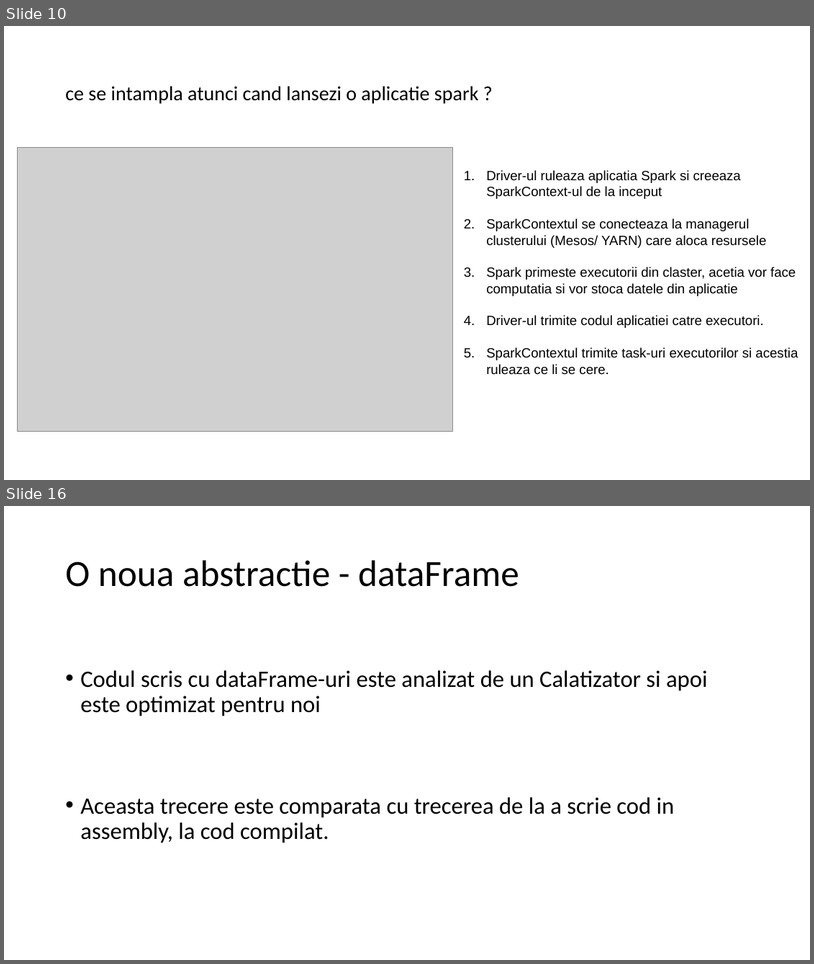
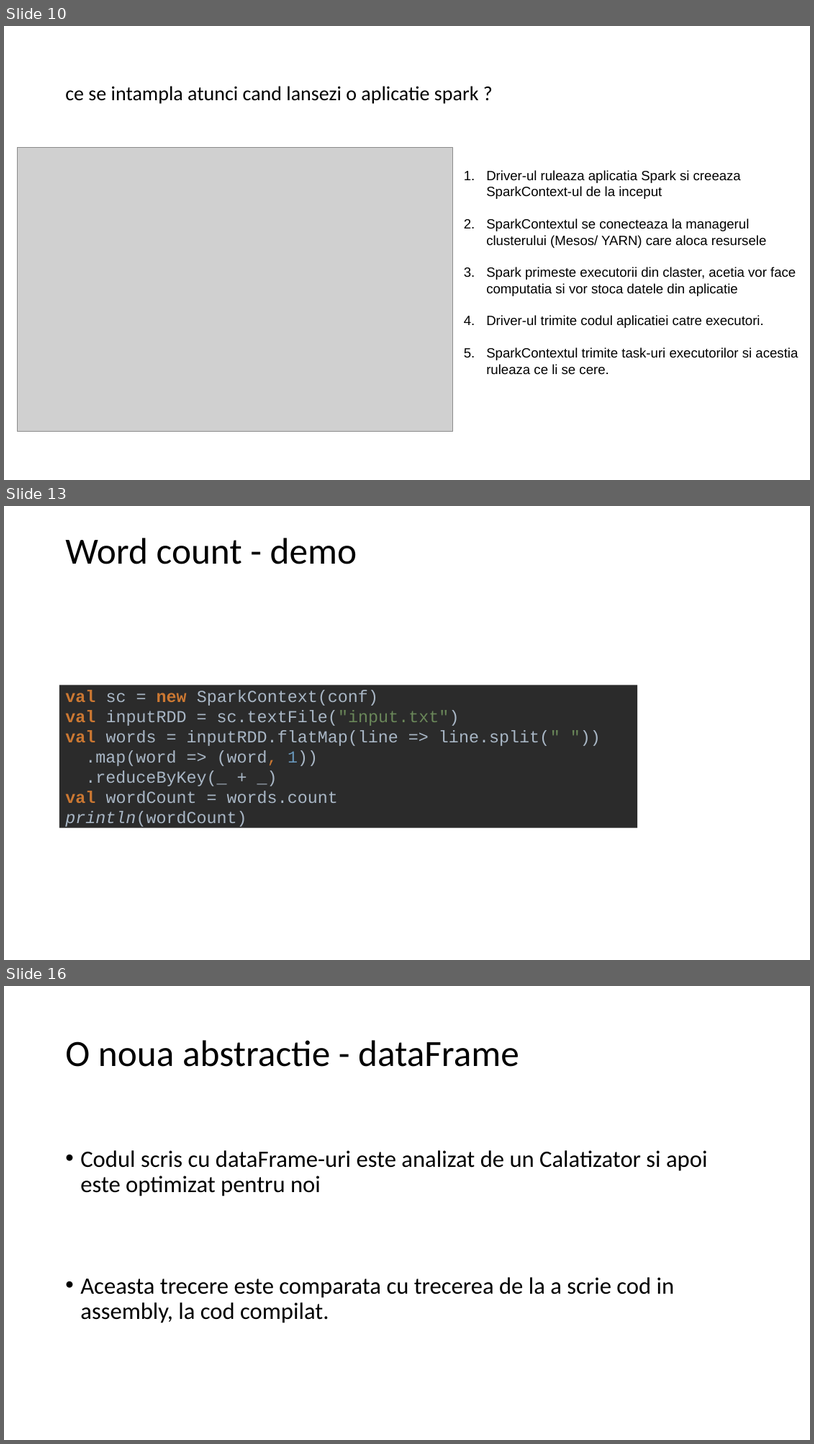
Before and after one commit to dorin-miron/MusicCl, a slide deck: scala-spark.pptx. Shown one above the other, each under a label of ours: slides 10 and 16 before the commit, slides 10, 13 and 16 after it; the slides between them are not shown. The pictures are 814x964 and 814x1444 pixels, drawn with LibreOffice and Linux fonts; fonts in the diff are those of the drawing; grey boxes stand for pictures. Boxes give left, top, right and bottom in pixels: in the first picture for what was removed or moved away, otherwise in the second. Text is boxed around its words. In the diff, an @@ line names an element or a change of style, - is before the commit and + after.

```diff
--- a/scala-spark.pptx
+++ b/scala-spark.pptx
@@ slide 13 added at (4, 506, 810, 960), background #FFFFFF @@
@@ title added at (65, 538, 357, 564), 44 pt, text #000000 @@
+Word count - demo
@@ text added at (59, 682, 638, 831), fill #2B2B2B, 20 pt, text #A9B7C6 @@
+val sc = new SparkContext(conf)
+val inputRDD = sc.textFile("input.txt")
+val words = inputRDD.flatMap(line => line.split(" "))
+.map(word => (word, 1))
+.reduceByKey(_ + _)
+val wordCount = words.count
+println(wordCount)
```
Also in this commit, not shown: 5 slides changed, 7 other slides added, 7 slides removed, 1 other file.
